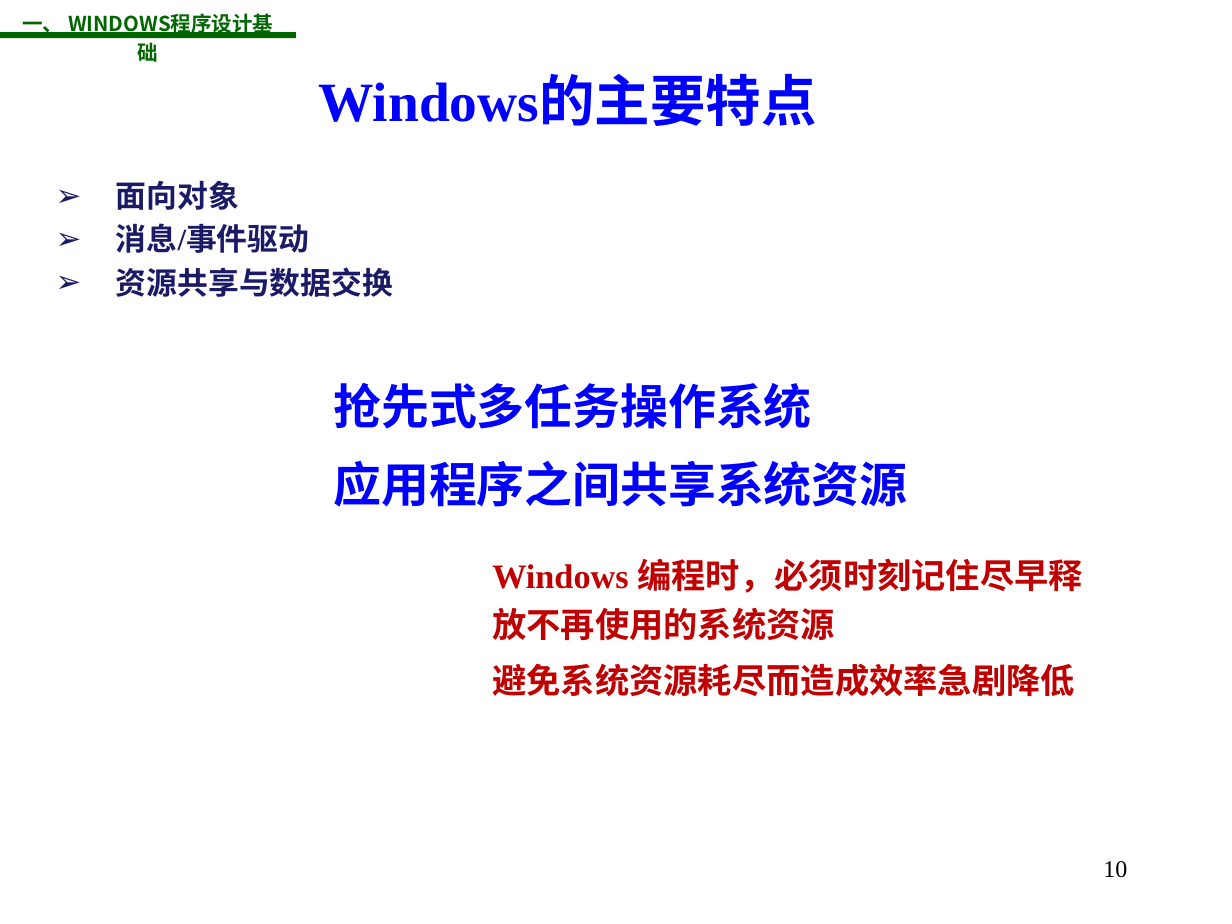
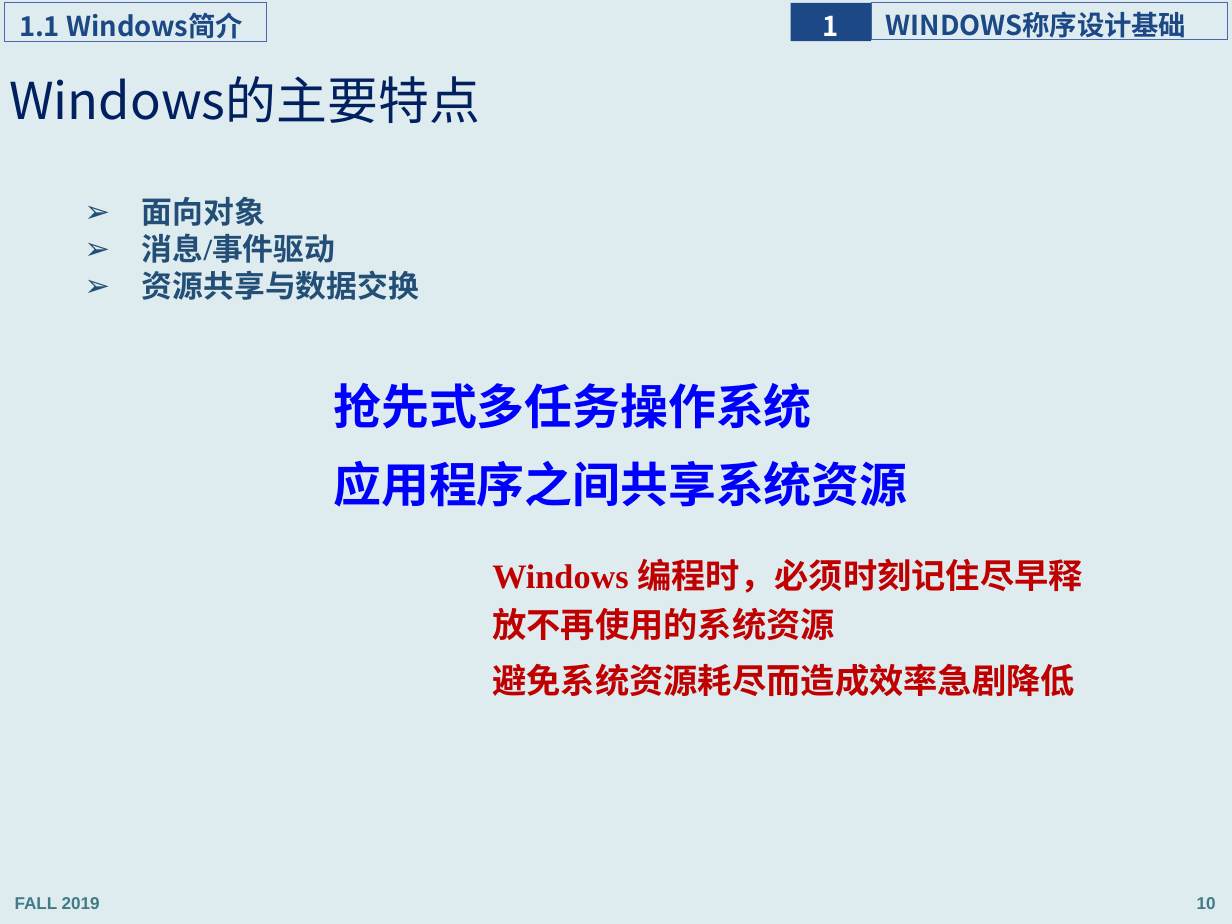
Before and after one commit to jichenghu/ppt_programmingWindows, a slide deck: slide 10 of programmingWindows_1.pptx. Drawn at 1232x924 pixels with LibreOffice and Linux fonts; fonts in the diff are those of the drawing; background and template pictures are left out. Boxes give left, top, right and bottom in pixels: in the first picture for what was removed or moved away, otherwise in the second. Text is boxed around its words. In the diff, an @@ line names an element or a change of style, - is before the commit and + after.

```diff
--- a/programmingWindows_1.pptx
+++ b/programmingWindows_1.pptx
@@ background picture (left out) to #DEECEF @@
@@ rectangle added at bbox=[5, 2, 267, 42], outline #4A66AC 0.75 pt, 16 pt, text #1C4885, bold @@
+1.1 Windows简介
@@ text removed at bbox=[22, 21, 63, 37] @@
-一、 WINDOWS程序设计基础
@@ rectangle added at bbox=[791, 2, 871, 41], fill #1C4885, 16 pt, text #FFFFFF, bold @@
+1
@@ rectangle added at bbox=[871, 2, 1227, 39], outline #4A66AC 0.75 pt, 16 pt, text #1C4885, bold @@
+WINDOWS称序设计基础
@@ line removed from (0, 34) to (296, 34) @@
@@ title "Windows的主要特点": place and size @@
-title "Windows的主要特点" at bbox=[318, 78, 816, 126]
+title "Windows的主要特点" at bbox=[9, 76, 480, 123]
@@ title "Windows的主要特点" at bbox=[9, 76, 480, 123]: size 32.4 to 29.7 pt, font Times New Roman to Noto Sans CJK SC, text colour #0000FF to #002060, bold off; alignment centre to left; line spacing 1 to 0.9 @@
@@ text "面向对象": place and size @@
-text "面向对象" at bbox=[116, 181, 393, 297]
+text "面向对象" at bbox=[142, 197, 419, 300]
@@ text "面向对象" at bbox=[142, 197, 419, 300]: text colour #191966 to #234F77; indent changed; line spacing 1 to 0.9; more space between paragraphs @@
@@ page number removed at bbox=[1103, 861, 1127, 878] @@
-10
@@ text added at bbox=[15, 897, 100, 909], 10 pt, text #417B85, bold @@
+FALL 2019
@@ page number added at bbox=[1197, 897, 1216, 909], 10 pt, text #417B85, bold @@
+10
```
Also in this commit, not shown: 53 other slides changed, 2 slides added, 1 slide removed, 3 other files.
